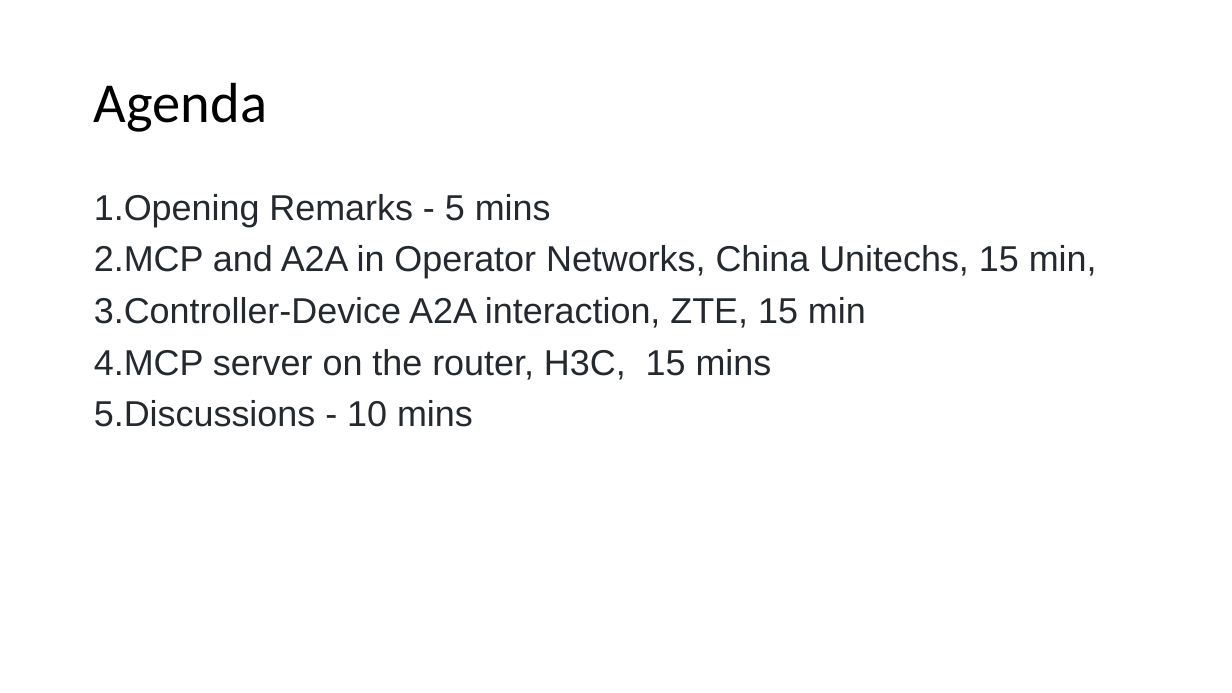
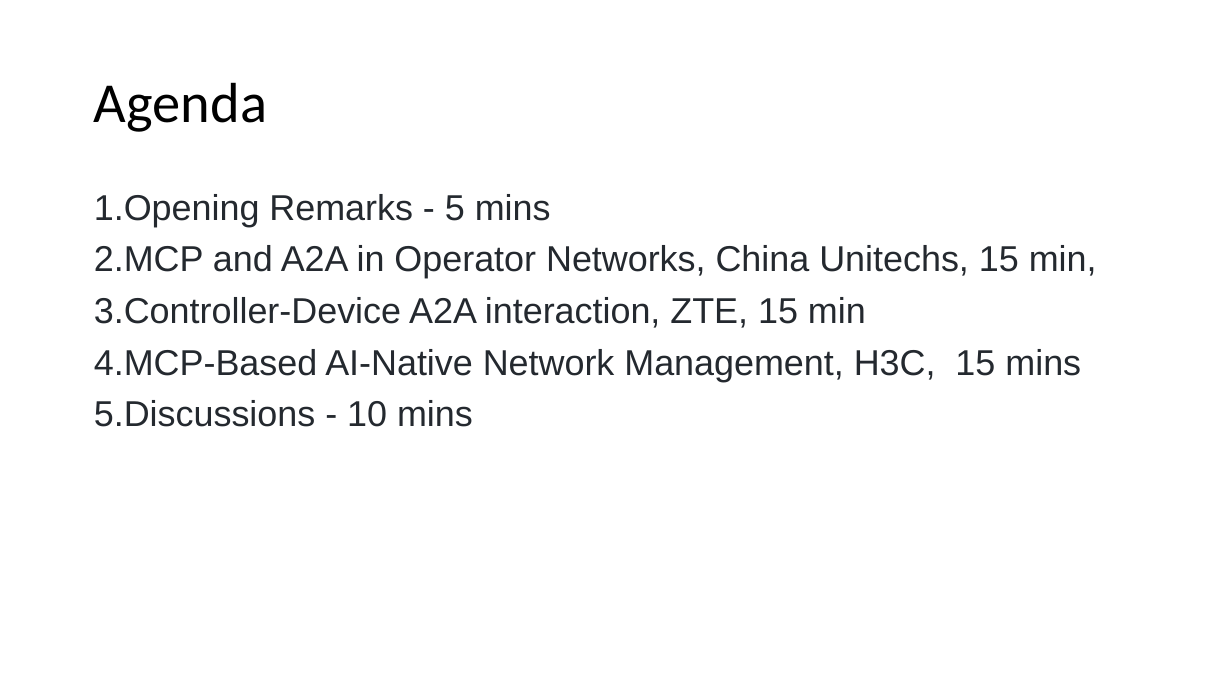
Before and after one commit to fyang-cmcc/MCP-A2A-for-AIOps, a slide deck: slide 5 of MCP-A2A Side Meeting.pptx. Drawn at 1232x693 pixels with LibreOffice and Linux fonts; fonts in the diff are those of the drawing. Boxes give left, top, right and bottom in pixels: in the first picture for what was removed or moved away, otherwise in the second. Text is boxed around its words. In the diff, an @@ line names an element or a change of style, - is before the commit and + after.

```diff
--- a/MCP-A2A Side Meeting.pptx
+++ b/MCP-A2A Side Meeting.pptx
@@ text at <box>94,349,1081,382</box>: text changed @@
-4. MCP server on the router, H3C, 15 mins
+4. MCP-Based AI-Native Network Management, H3C, 15 mins
```
